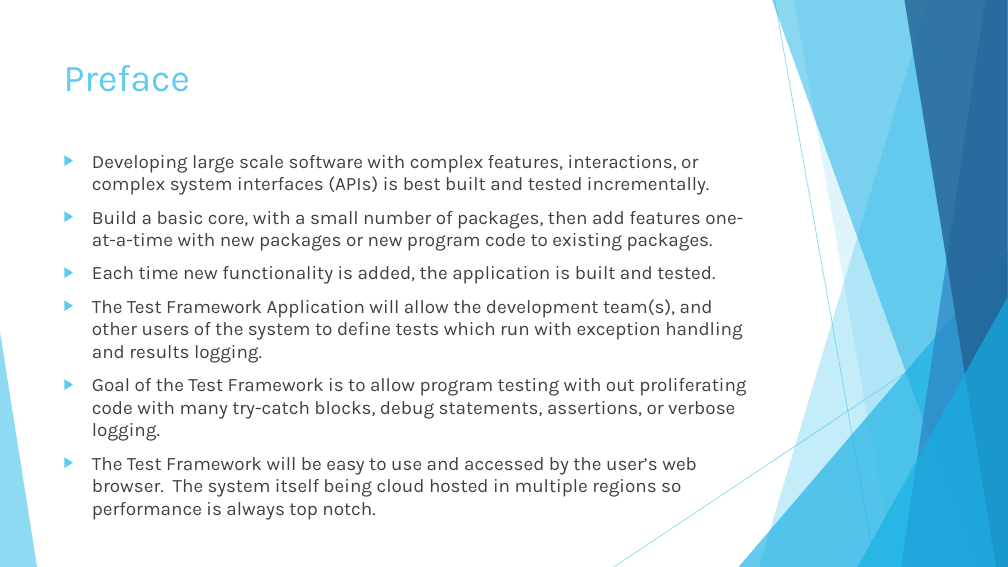
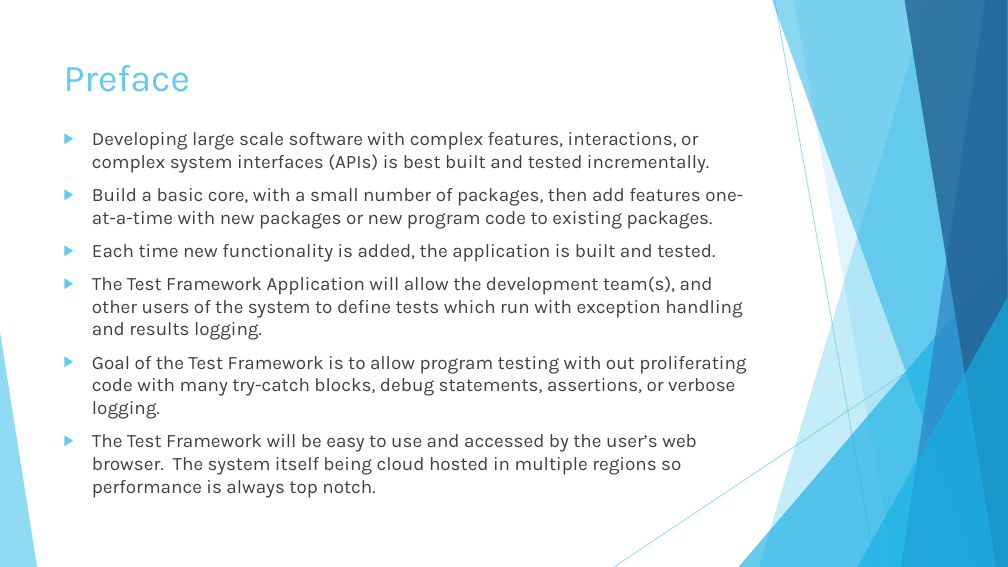
Before and after one commit to KodeFu/cse682, a slide deck: slide 2 of Test Framework Midterm Presentation 001.pptx. Drawn at 1008x567 pixels with LibreOffice and Linux fonts; fonts in the diff are those of the drawing. Boxes give left, top, right and bottom in pixels: in the first picture for what was removed or moved away, otherwise in the second. Text is boxed around its words. In the diff, an @@ line names an element or a change of style, - is before the commit and + after.

```diff
--- a/Test Framework Midterm Presentation 001.pptx
+++ b/Test Framework Midterm Presentation 001.pptx
@@ text "Developing large scale software with ...": place and size @@
-text "Developing large scale software with ..." at (92,155,746,497)
+text "Developing large scale software with ..." at (92,132,746,475)
```
Also in this commit, not shown: 11 other slides changed, 1 slide added, 1 other file.
